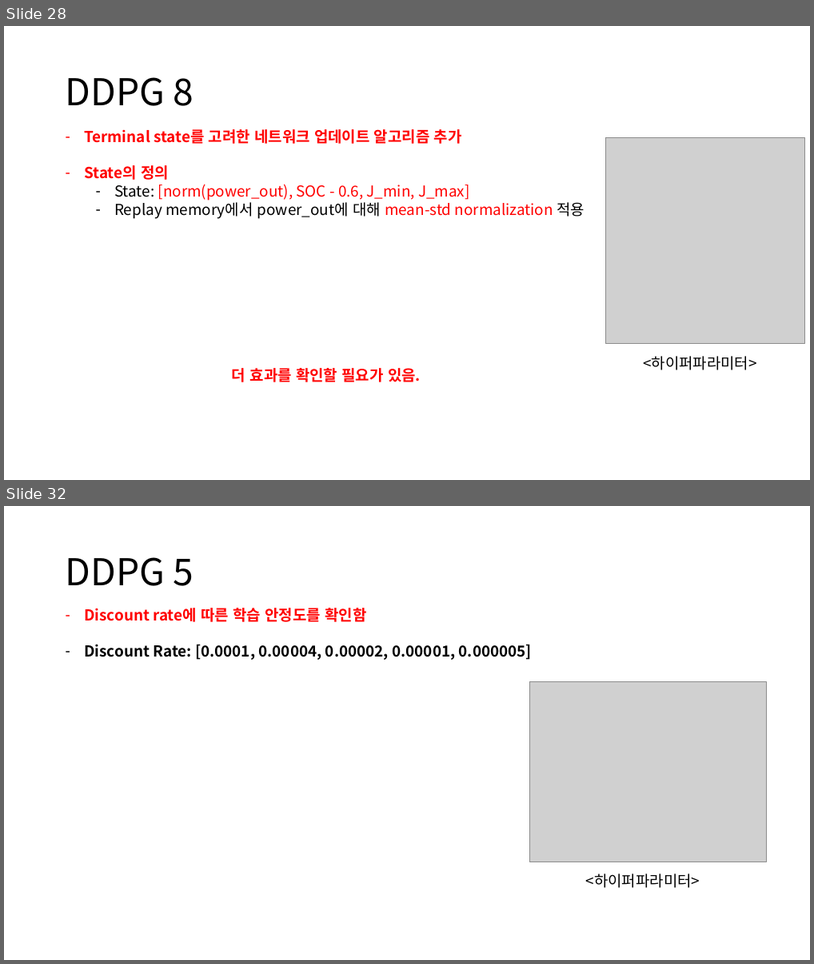
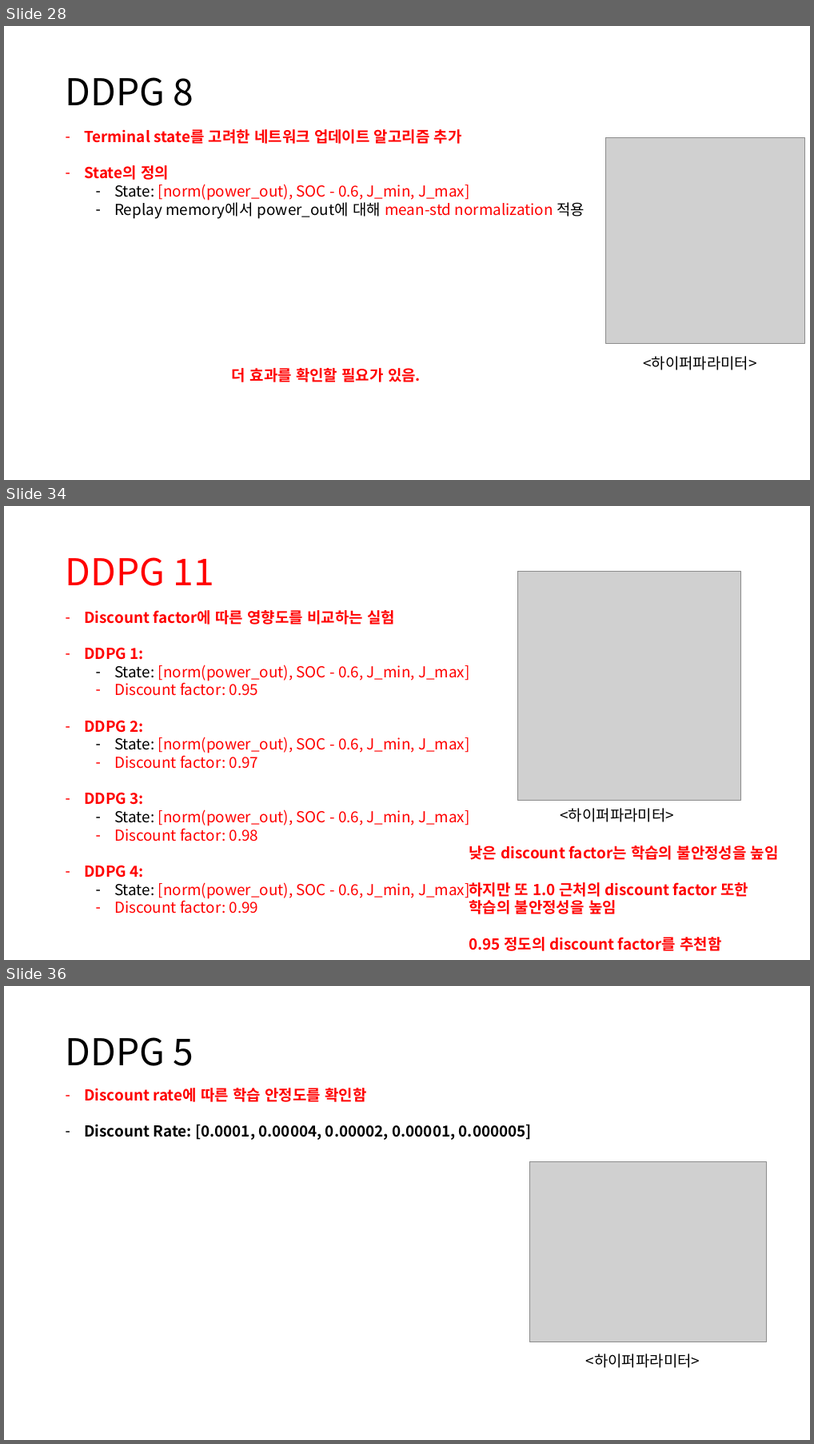
Before and after one commit to zidane89/experiment, a slide deck: 실험정리.pptx. Shown one above the other, each under a label of ours: slides 28 and 32 before the commit, slides 28, 34 and 36 after it; the slides between them are not shown. The pictures are 814x964 and 814x1444 pixels, drawn with LibreOffice and Linux fonts; fonts in the diff are those of the drawing; grey boxes stand for pictures. Boxes give left, top, right and bottom in pixels: in the first picture for what was removed or moved away, otherwise in the second. Text is boxed around its words. In the diff, an @@ line names an element or a change of style, - is before the commit and + after.

```diff
--- a/실험정리.pptx
+++ b/실험정리.pptx
@@ slide 34 added at (4,506,810,960), background #FFFFFF @@
@@ title added at (66,557,214,586), 44 pt, text #FF0000 @@
+DDPG 11
@@ picture added at (518,572,741,800) @@
@@ text added at (84,610,470,913), 18 pt, text #FF0000 @@
+  – Discount factor에 따른 영향도를 비교하는 실험
+  – DDPG 1:
+    – State: [norm(power_out), SOC - 0.6, J_min, J_max]
+    – Discount factor: 0.95
+  – DDPG 2:
+    – State: [norm(power_out), SOC - 0.6, J_min, J_max]
+    – Discount factor: 0.97
+  – DDPG 3:
+    – State: [norm(power_out), SOC - 0.6, J_min, J_max]
+    – Discount factor: 0.98
+  – DDPG 4:
+    – State: [norm(power_out), SOC - 0.6, J_min, J_max]
+    – Discount factor: 0.99
@@ text added at (560,808,674,822), 18 pt, text #000000 @@
+<하이퍼파라미터>
@@ text added at (469,845,779,951), 18 pt, text #FF0000, bold @@
+낮은 discount factor는 학습의 불안정성을 높임
+하지만 또 1.0 근처의 discount factor 또한
+학습의 불안정성을 높임
+0.95 정도의 discount factor를 추천함
@@ what was slide 32 is now slide 36 @@
```
Also in this commit, not shown: 3 slides changed, 3 other slides added, 10 other files.
